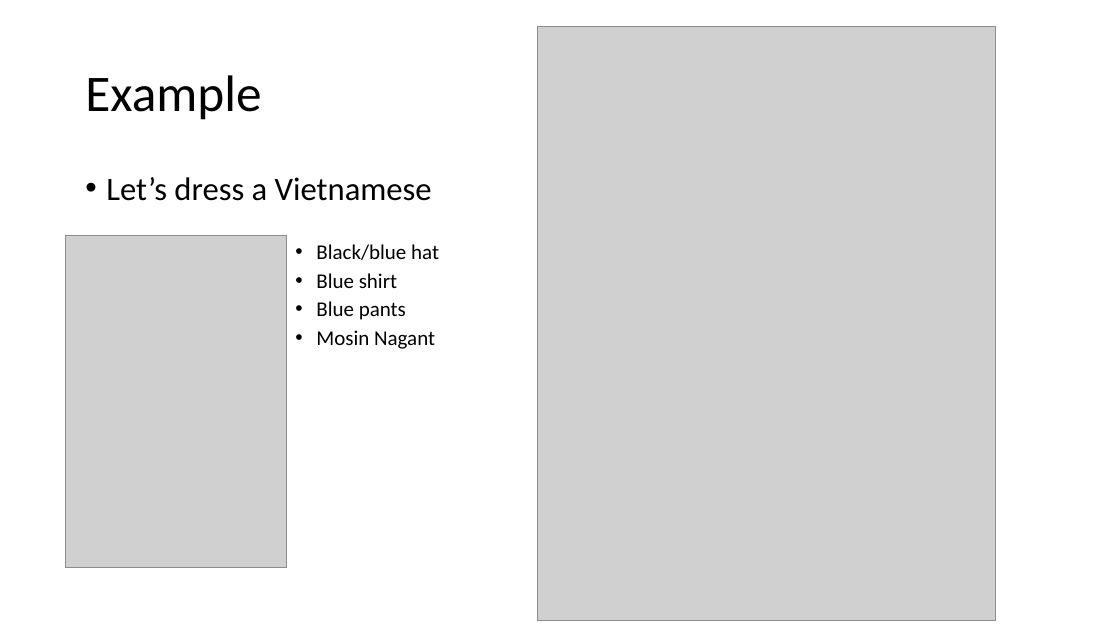
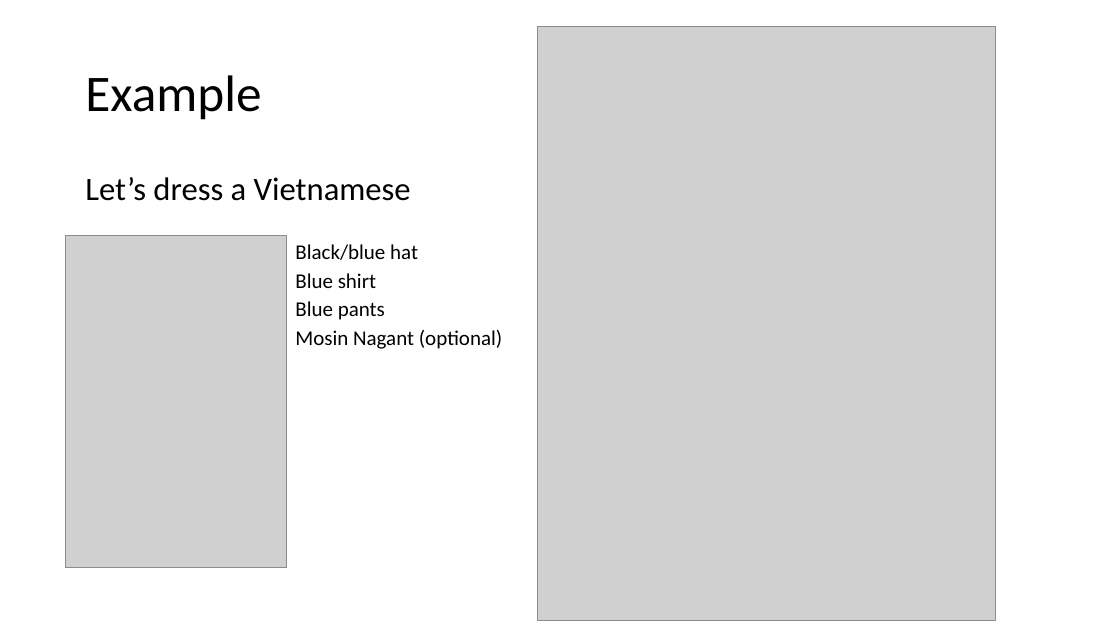
Before and after one commit to Steeven9/toc-satsolver, a slide deck: slide 8 of docs/Presentation/TOC-Presentation.pptx. Drawn at 1120x630 pixels with LibreOffice and Linux fonts; fonts in the diff are those of the drawing; grey boxes stand for pictures. Boxes give left, top, right and bottom in pixels: in the first picture for what was removed or moved away, otherwise in the second. Text is boxed around its words. In the diff, an @@ line names an element or a change of style, - is before the commit and + after.

```diff
--- a/docs/Presentation/TOC-Presentation.pptx
+++ b/docs/Presentation/TOC-Presentation.pptx
@@ text at [85,177,418,320]: bullet • to none @@
@@ text at [295,330,502,349]: text changed @@
-          • Mosin Nagant
+          Mosin Nagant (optional)
```
Also in this commit, not shown: 9 other slides changed, 1 slide added, 1 slide removed, 3 other files.
